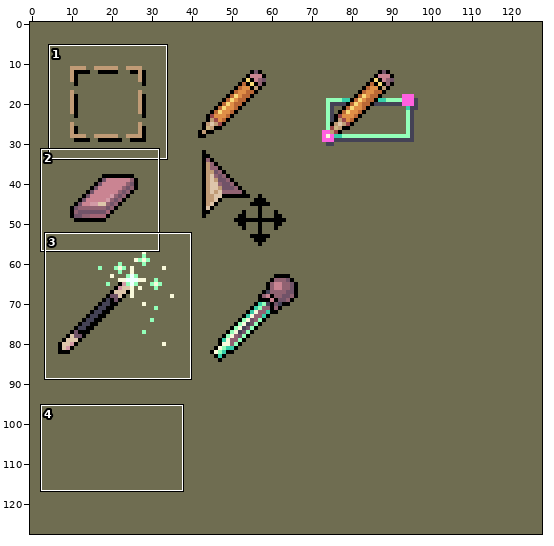
Two versions of one sprite sheet, images/editor-tools.png. The picture above shows the old version from afar; the outline marks the close-up.
Close-up. Earlier state:
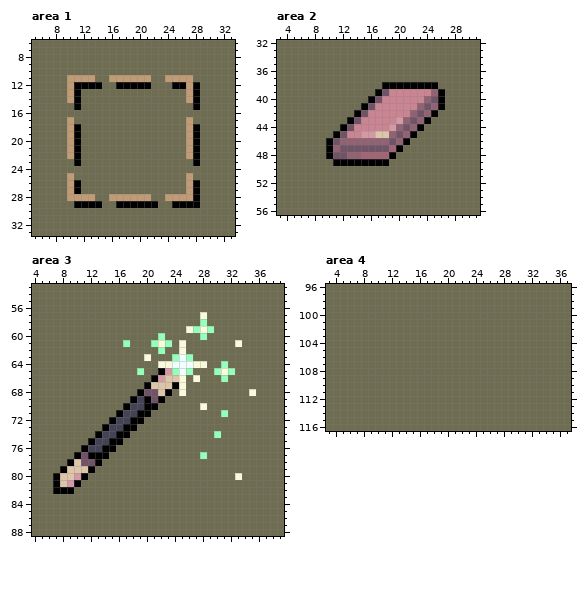
The file is 128x128 pixels. Shown: area 1: x 5..33, y 6..33; area 2: x 3..31, y 32..56; area 3: x 4..39, y 53..88; area 4: x 3..37, y 96..116. The commit also changed other parts of the picture, which this record leaves out.
After the commit:
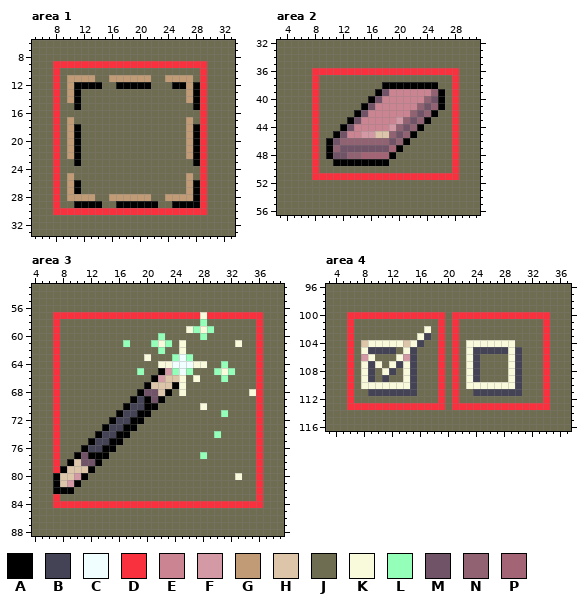
Palette (. is transparent): A #000000  B #444255  C #f0feff  D #f9303d  E #ca8492  F #d39aa6  G #c09b76  H #ddc5aa  J #6f6d51  K #f9f9db  L #93ffb9  M #715368  N #916272  P #a36575
Edits made:
Changed rows in their new state; - is an unchanged pixel.
Area 1:
first column x 8:
 9 DDDDDDDDDDDDDDDDDDDDDD
10 D--------------------D
11 D--------------------D
12 D--------------------D
13 D--------------------D
14 D--------------------D
15 D--------------------D
16 D--------------------D
17 D--------------------D
18 D--------------------D
19 D--------------------D
20 D--------------------D
21 D--------------------D
22 D--------------------D
23 D--------------------D
24 D--------------------D
25 D--------------------D
26 D--------------------D
27 D--------------------D
28 D--------------------D
29 D--------------------D
30 DDDDDDDDDDDDDDDDDDDDDD
Area 2:
first column x 8:
36 DDDDDDDDDDDDDDDDDDDDD
37 D-------------------D
38 D-------------------D
39 D-------------------D
40 D-------------------D
41 D-------------------D
42 D-------------------D
43 D-------------------D
44 D-------------------D
45 D-------------------D
46 D-------------------D
47 D-------------------D
48 D-------------------D
49 D-------------------D
50 D-------------------D
51 DDDDDDDDDDDDDDDDDDDDD
Area 3:
first column x 7:
57 DDDDDDDDDDDDDDDDDDDDD-DDDDDDDD
58 D----------------------------D
59 D----------------------------D
60 D----------------------------D
61 D----------------------------D
62 D----------------------------D
63 D----------------------------D
64 D----------------------------D
65 D----------------------------D
66 D----------------------------D
67 D----------------------------D
68 D----------------------------D
69 D----------------------------D
70 D----------------------------D
71 D----------------------------D
72 D----------------------------D
73 D----------------------------D
74 D----------------------------D
75 D----------------------------D
76 D----------------------------D
77 D----------------------------D
78 D----------------------------D
79 D----------------------------D
80 -----------------------------D
81 -----------------------------D
82 -----------------------------D
83 D----------------------------D
84 DDDDDDDDDDDDDDDDDDDDDDDDDDDDDD
Area 4:
first column x 6:
100 DDDDDDDDDDDDDD-DDDDDDDDDDDDDD
101 D------------D-D------------D
102 D----------K-D-D------------D
103 D---------KB-D-D------------D
104 D-HKKKKKHKB--D-D-KKKKKKK----D
105 D-KBBBB-KB---D-D-KBBBBBKB---D
106 D-FK---KFB---D-D-KB----KB---D
107 D-KBK-KBKB---D-D-KB----KB---D
108 D-KB-KB-KB---D-D-KB----KB---D
109 D-KB-B--KB---D-D-KB----KB---D
110 D-KKKKKKKB---D-D-KKKKKKKB---D
111 D--BBBBBBB---D-D--BBBBBBB---D
112 D------------D-D------------D
113 DDDDDDDDDDDDDD-DDDDDDDDDDDDDD
